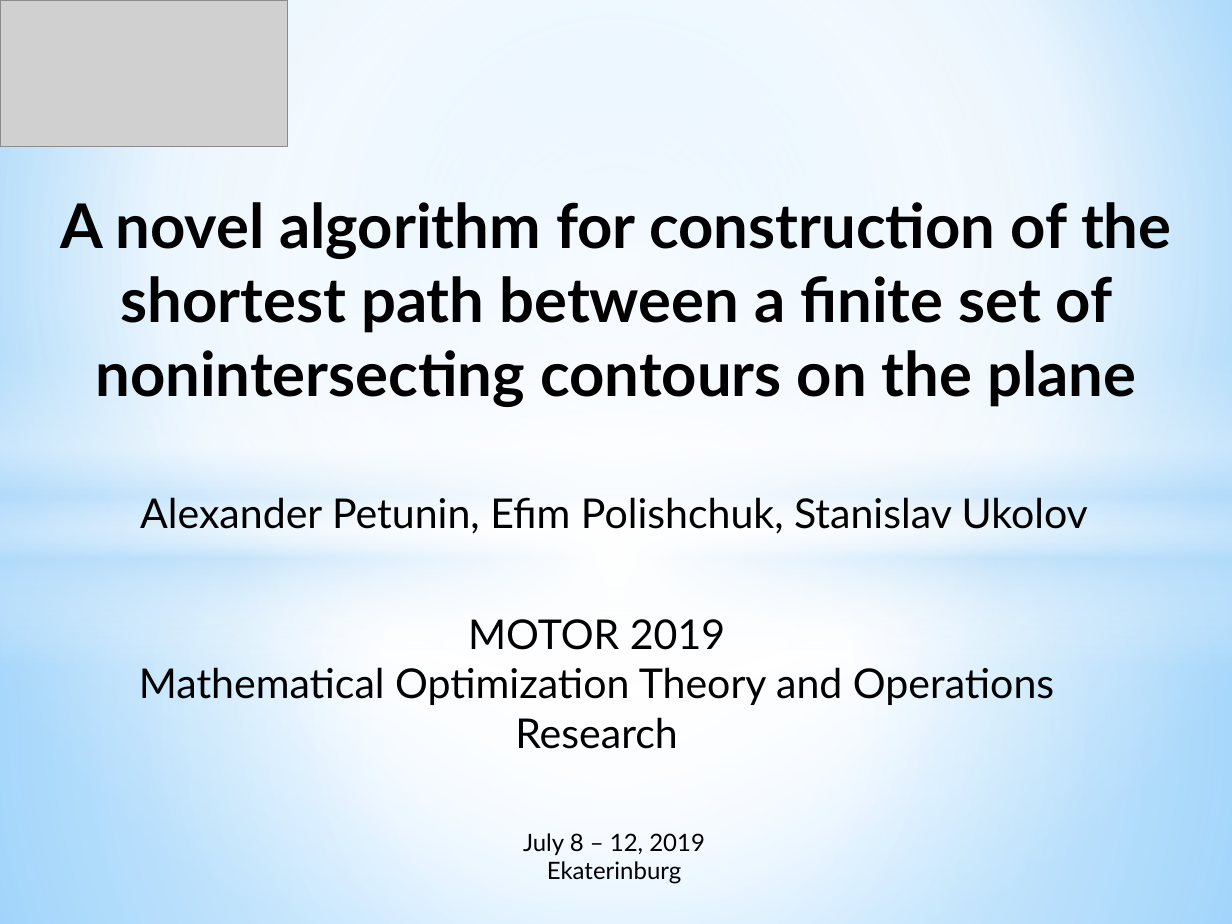
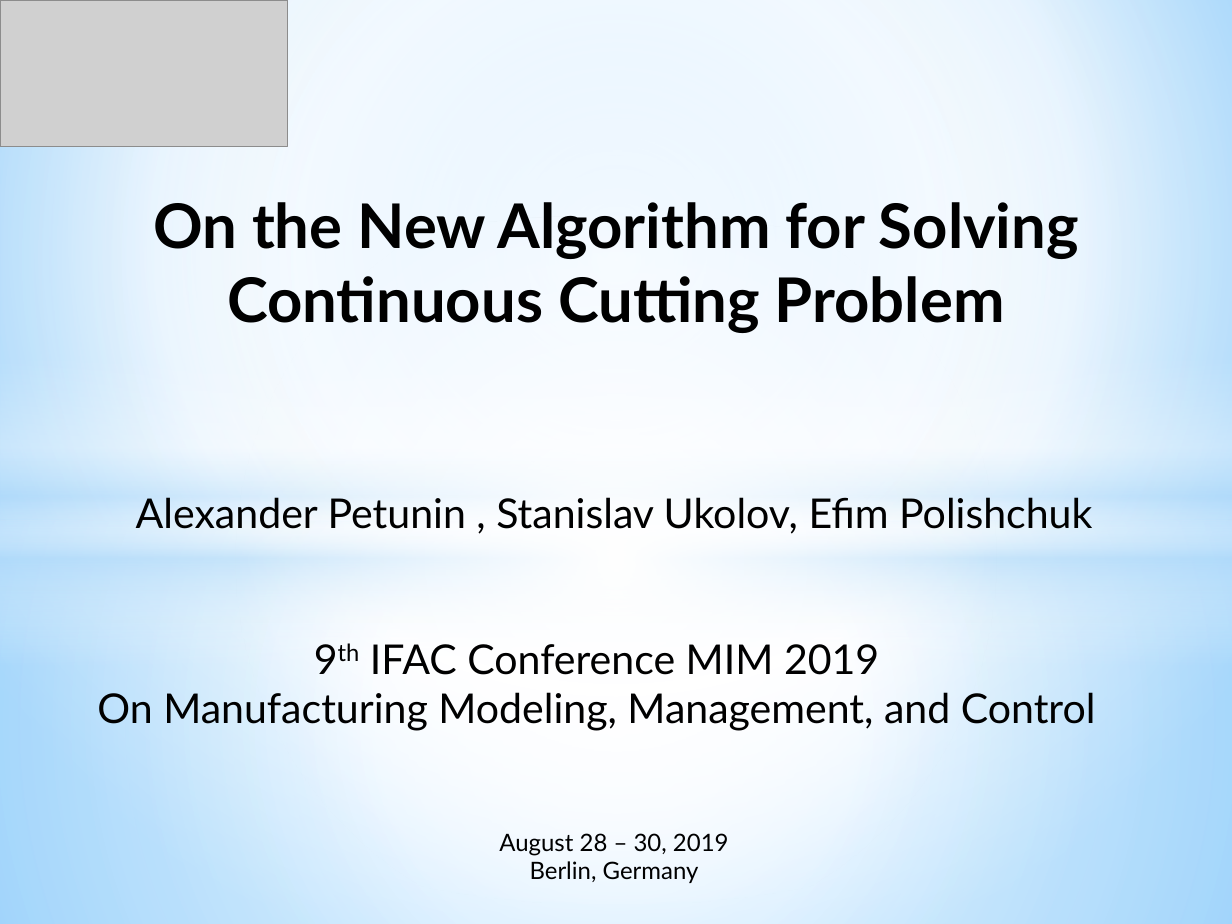
Before and after one commit to ukoloff/LaTeX, a slide deck: slide 1 of MiM2019/pptx/Report.pptx. Drawn at 1232x924 pixels with LibreOffice and Linux fonts; fonts in the diff are those of the drawing; grey boxes stand for pictures. Boxes give left, top, right and bottom in pixels: in the first picture for what was removed or moved away, otherwise in the second. Text is boxed around its words. In the diff, an @@ line names an element or a change of style, - is before the commit and + after.

```diff
--- a/MiM2019/pptx/Report.pptx
+++ b/MiM2019/pptx/Report.pptx
@@ text at [153, 202, 1079, 333]: text changed @@
-A novel algorithm for construction of the shortest path between a finite set of nonintersecting contours on the plane
+On the New Algorithm for Solving Continuous Cutting Problem
@@ text at [136, 497, 1092, 534]: text changed @@
-Alexander Petunin, Efim Polishchuk, Stanislav Ukolov
+Alexander Petunin , Stanislav Ukolov, Efim Polishchuk
@@ text at [97, 644, 1096, 731]: text changed @@
-MOTOR 2019
-Mathematical Optimization Theory and Operations Research
+9th IFAC Conference MIM 2019
+On Manufacturing Modeling, Management, and Control
@@ text at [499, 833, 729, 883]: text changed @@
-July 8 – 12, 2019
-Ekaterinburg
+August 28 – 30, 2019
+Berlin, Germany
```
Also in this commit, not shown: 1 other slide changed.
